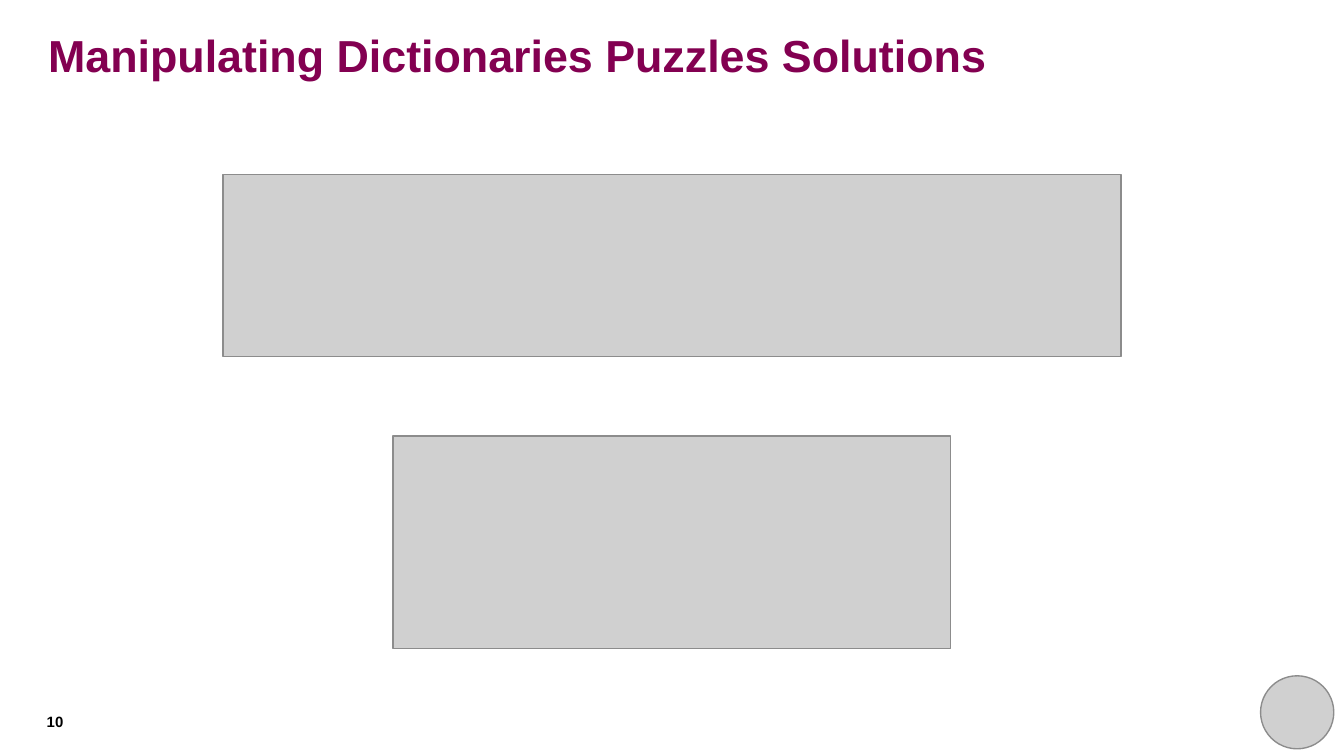
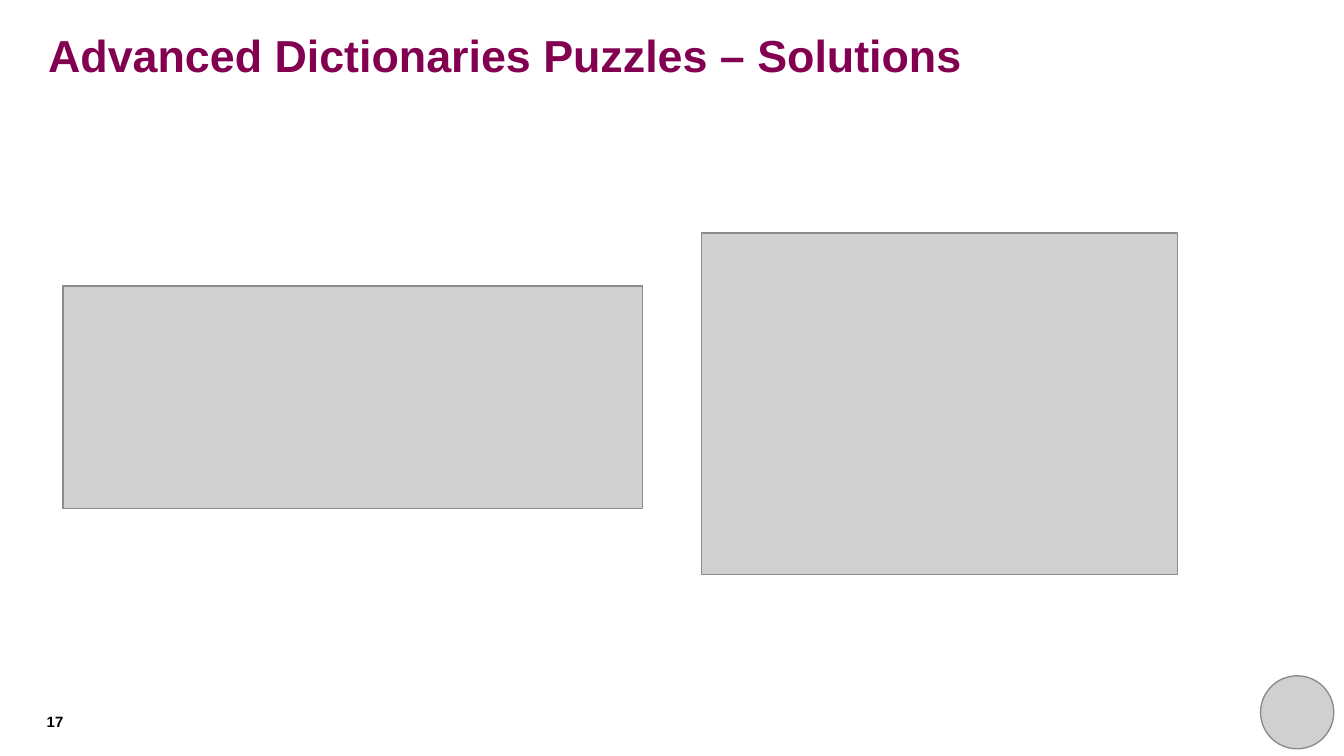
Before and after one commit to rkhetani/beginners-python, a slide deck: slide 17 of session_seven/session_seven_presentation.pptx (slide 10 before the commit). Drawn at 1344x756 pixels with LibreOffice and Linux fonts; fonts in the diff are those of the drawing; grey boxes stand for pictures; background and template pictures are left out. Boxes give left, top, right and bottom in pixels: in the first picture for what was removed or moved away, otherwise in the second. Text is boxed around its words. In the diff, an @@ line names an element or a change of style, - is before the commit and + after.

```diff
--- a/session_seven/session_seven_presentation.pptx
+++ b/session_seven/session_seven_presentation.pptx
@@ title at (48,39,961,73): text changed @@
-Manipulating Dictionaries Puzzles Solutions
+Advanced Dictionaries Puzzles – Solutions
@@ picture removed at (223,175,1121,356) @@
@@ picture added at (702,233,1177,574) @@
@@ picture added at (63,286,642,509) @@
@@ picture removed at (394,435,952,648) @@
@@ page number at (47,716,64,727): text changed @@
-10
+17
```
Also in this commit, not shown: 6 other slides changed, 9 slides added, 6 slides removed.
